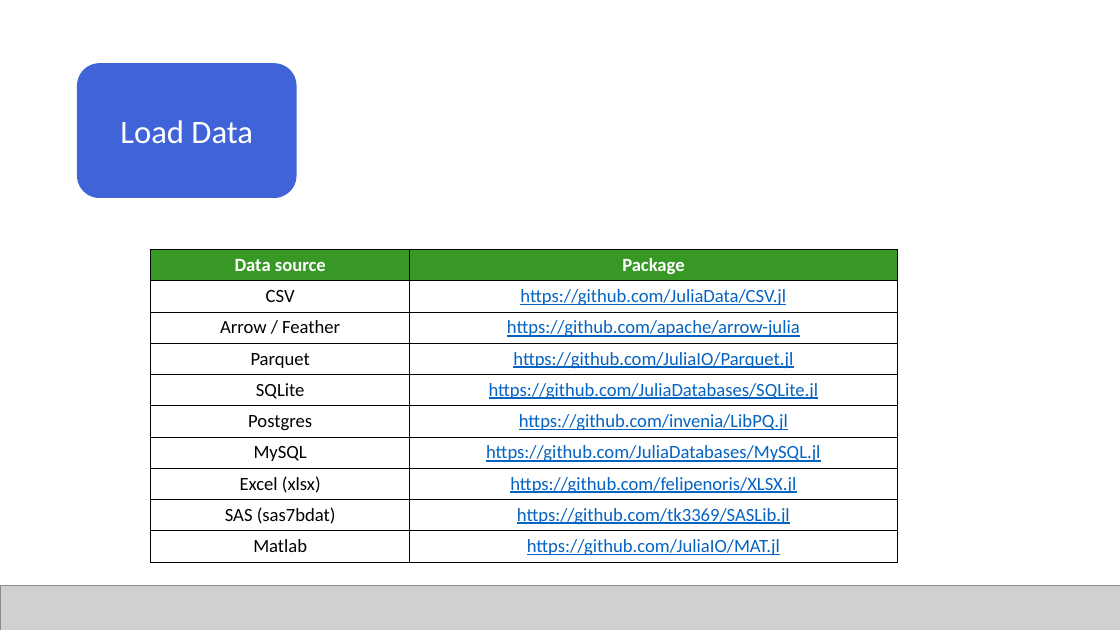
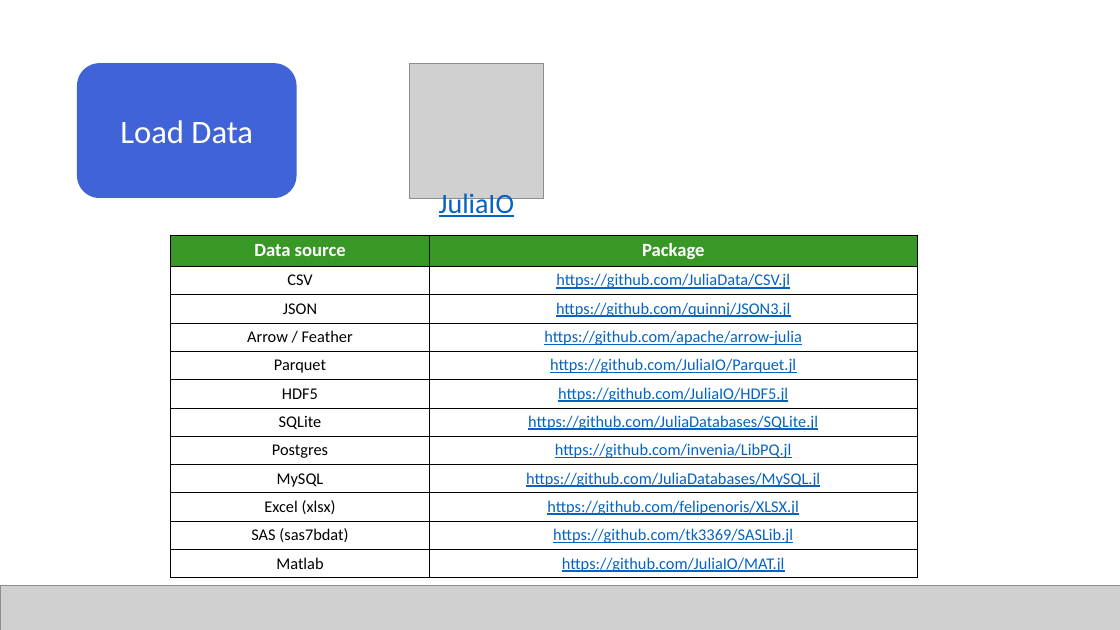
Before and after one commit to JuliaComputing/ScoringEngineDemo.jl, a slide deck: slide 3 of webinar-2022-02-17.pptx. Drawn at 1120x630 pixels with LibreOffice and Linux fonts; fonts in the diff are those of the drawing; grey boxes stand for pictures. Boxes give left, top, right and bottom in pixels: in the first picture for what was removed or moved away, otherwise in the second. Text is boxed around its words. In the diff, an @@ line names an element or a change of style, - is before the commit and + after.

```diff
--- a/webinar-2022-02-17.pptx
+++ b/webinar-2022-02-17.pptx
@@ picture added at (409, 63, 544, 198) @@
@@ text added at (439, 193, 514, 219), 24 pt, text #0563C1, underline @@
+JuliaIO
@@ table at (171, 235, 917, 576) @@
+row 3: JSON | https://github.com/quinnj/JSON3.jl
+row 6: HDF5 | https://github.com/JuliaIO/HDF5.jl
@@ table: place and size @@
-table at (150, 250, 897, 560)
+table at (171, 235, 917, 576)
```
Also in this commit, not shown: 4 other slides changed, 2 other files.
